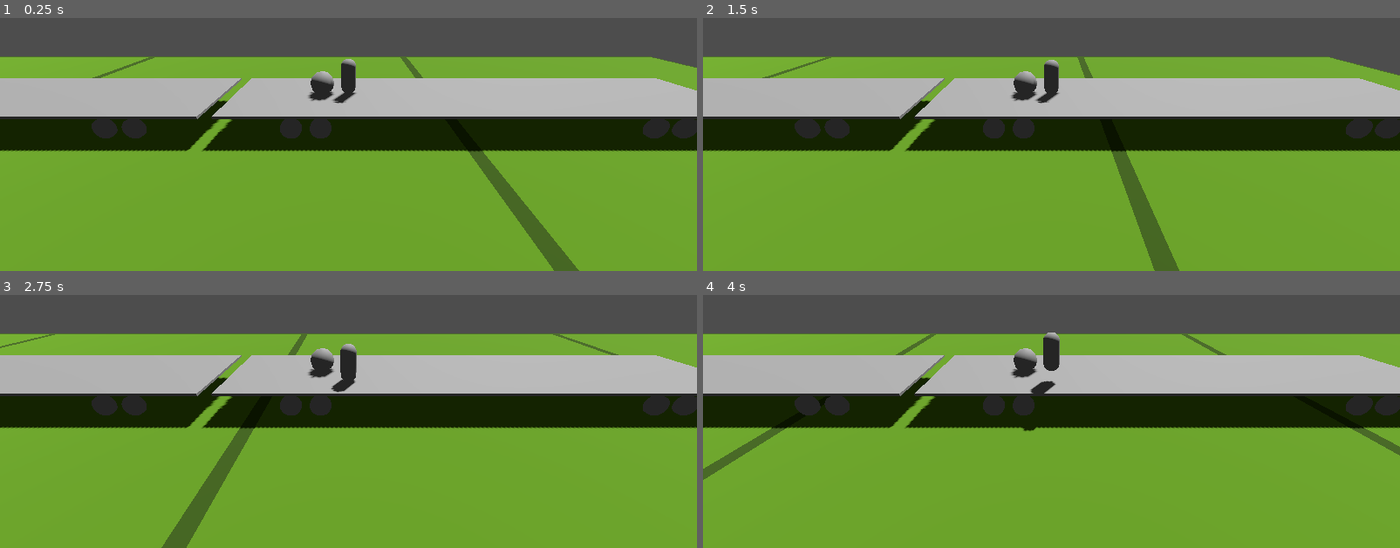
Above: before the commit, frames 1-4 (two rows, left to right).
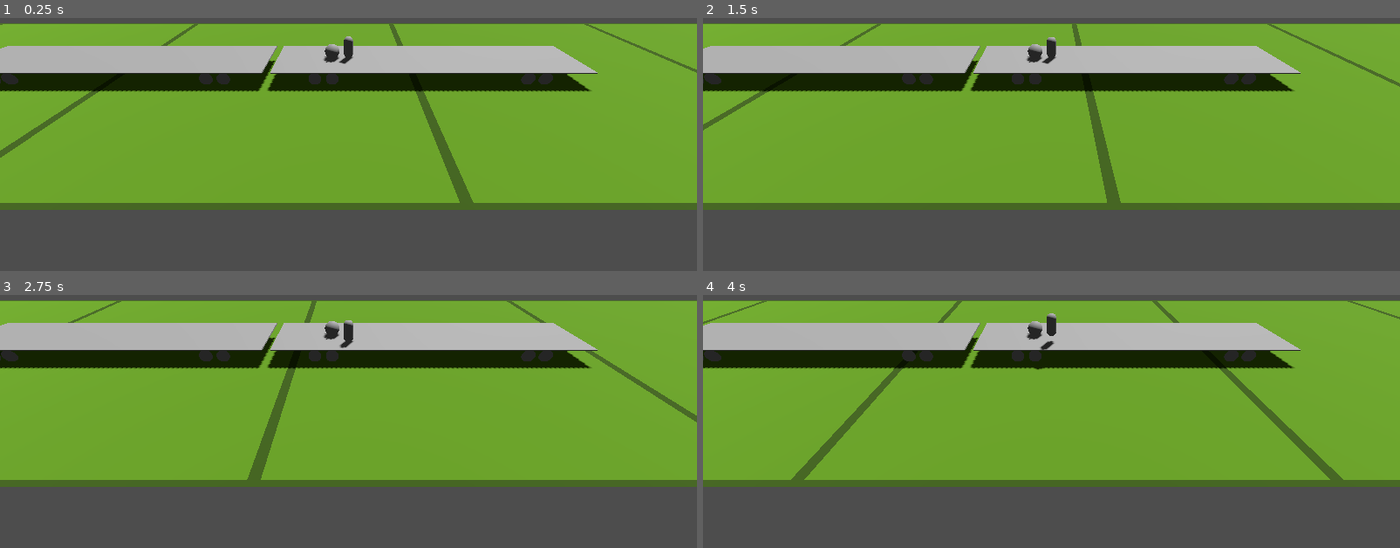
Above: after the commit, the same moments.

Repository: superlou/train-game-4
Game: Godot game, scene res://world.tscn
Same seed, same stepped clock (60 frames per second), same inputs: the game is played once before the commit and once after it.
Inputs:
- Up to frame 1 (0.25 s): no input
- Up to frame 2 (1.5 s): tap Enter at 0.5 s; hold Right (accelerate_right) 0.53-1.28 s; hold Shift (sprint) 0.53-1.28 s; tap Space (jump) at 0.77 s; hold S (down) from 1.28 s (still down); tap Shift (sprint) at 1.35 s
- Up to frame 3 (2.75 s): tap Space (jump) at 1.52 s; release S (down) at 2.03 s; hold Right (accelerate_right) from 2.03 s (still down); hold Shift (sprint) from 2.03 s (still down)
- Up to frame 4 (4 s): release Right (accelerate_right) at 2.78 s; release Shift (sprint) at 2.78 s; hold Left (accelerate_left) from 2.78 s (still down); tap Shift (sprint) at 2.85 s; tap Space (jump) at 3.02, 3.77 s; hold Shift (sprint) from 3.53 s (still down)

The runs differ from the first frame. In frame 1, 77% of the frame differs, in the area x 0-100%, y 2-100%; in frame 2, 77%; in frame 3, 76%; in frame 4, 77%.

Commit message:
Clean up old ground

Diff:
--- a/Ground.gd
+++ b/Ground.gd
@@ -5,7 +5,9 @@
 @export var trainset: Trainset
 
 var tile_scene = preload("res://ground_tile.tscn")
-const TILE_WIDTH = 20.0
+const TILE_WIDTH := 20.0
+const LOOK_AHEAD := 100.0
+const LOOK_BEHIND := 100.0
 
 # Called when the node enters the scene tree for the first time.
 func _ready():
@@ -35,9 +37,8 @@
 	var leftmost_tile = get_child(0)
 	var rightmost_tile = get_child(-1)
 
-	print("leftmost:", leftmost_tile.position.x)
-
-	while leftmost_tile.position.x > train_min_x:
+	# Add more tiles ahead
+	while leftmost_tile.position.x > (train_min_x - LOOK_BEHIND):
 		var tile = tile_scene.instantiate()
 		tile.position.x = leftmost_tile.position.x - TILE_WIDTH
 		print(tile.position.x)
@@ -45,10 +46,16 @@
 		move_child(tile, 0)
 		leftmost_tile = tile
 
-	while rightmost_tile.position.x < train_max_x:
+	# Add more tiles behind
+	while rightmost_tile.position.x < (train_max_x + LOOK_AHEAD):
 		var tile = tile_scene.instantiate()
 		tile.position.x = rightmost_tile.position.x + TILE_WIDTH
 		add_child(tile)
 		rightmost_tile = tile
 
-	# TODO Remove old tiles
+	# Remove old tiles behind
+	# Don't remove "old" tiles ahead so that players can't regenerate tiles
+	# that already existed.
+	if leftmost_tile.position.x < (train_min_x - LOOK_BEHIND):
+		remove_child(leftmost_tile)
+		leftmost_tile.queue_free()
--- a/world.tscn
+++ b/world.tscn
@@ -43,5 +43,5 @@
 [node name="CSGSphere3D" type="CSGSphere3D" parent="Cube"]
 
 [node name="Camera3D2" type="Camera3D" parent="."]
-transform = Transform3D(1, 0, 0, 0, 0.943385, 0.3317, 0, -0.3317, 0.943385, 5.61754, 5.41754, 9.91914)
+transform = Transform3D(1, 0, 0, 0, 0.859389, 0.511323, 0, -0.511323, 0.859389, 5.61754, 8.91575, 15.4463)
 current = true
